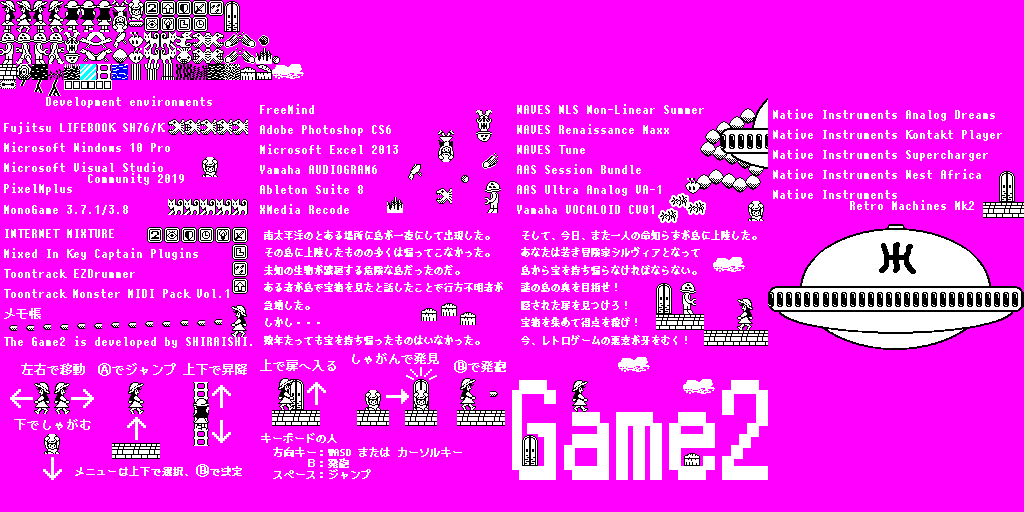
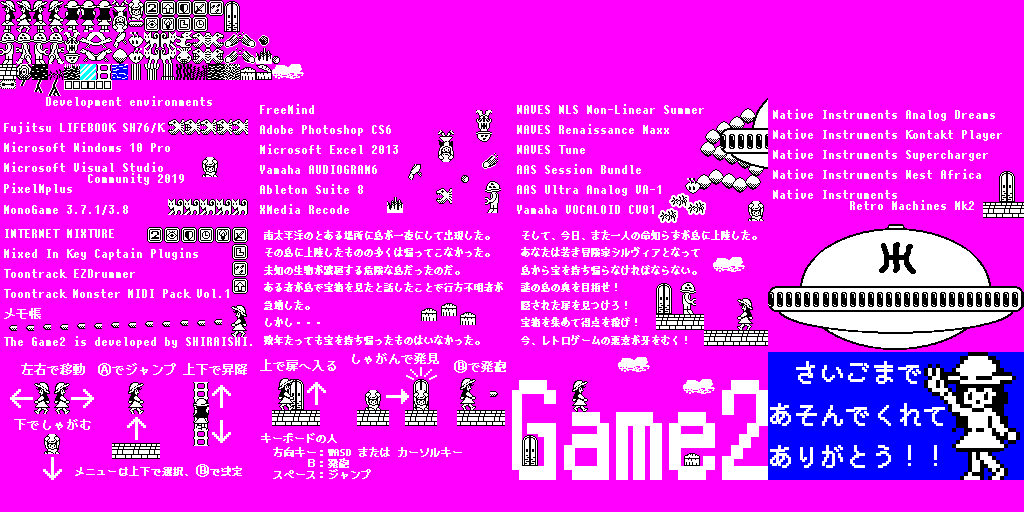
Layer changes from the first 1024 x 512 image to the second:
added layer "End6" above "End5" over (x1=768, y1=352, x2=1024, y2=480)
